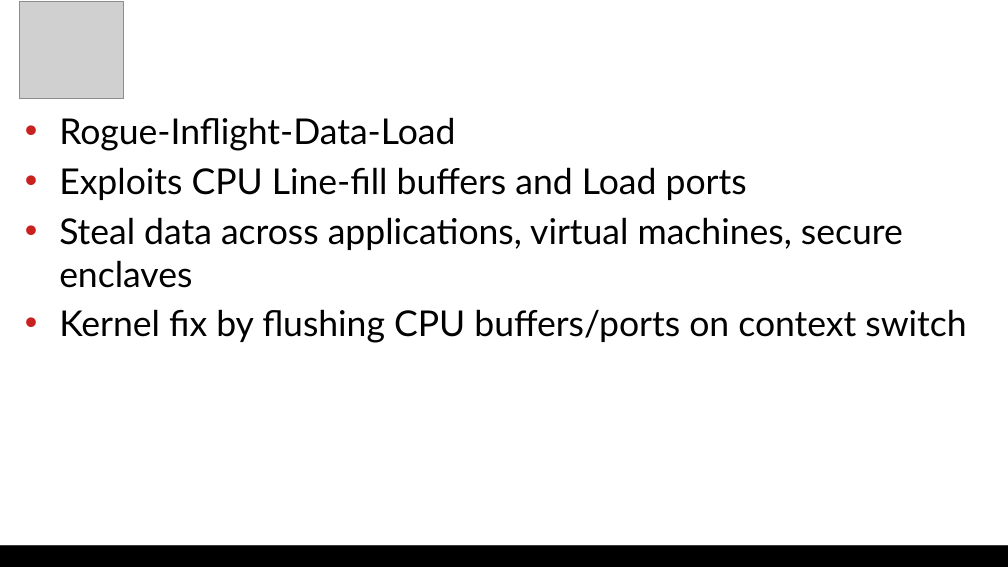
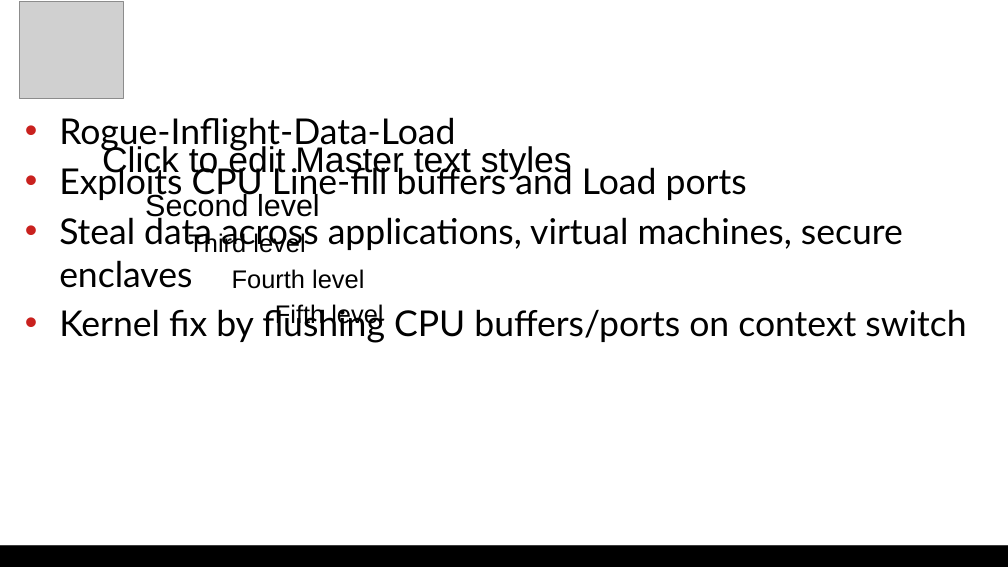
Before and after one commit to gregkh/presentation-spectre, a slide deck: slide 7 of mds.odp. Drawn at 1008x567 pixels with LibreOffice and Linux fonts; fonts in the diff are those of the drawing; grey boxes stand for pictures; background and template pictures are left out. Boxes give left, top, right and bottom in pixels: in the first picture for what was removed or moved away, otherwise in the second. Text is boxed around its words. In the diff, an @@ line names an element or a change of style, - is before the commit and + after.

```diff
--- a/mds.odp
+++ b/mds.odp
@@ text added at (102,144,572,329), 20 pt, text #000000 @@
+● Click to edit Master text styles
+  − Second level
+    ● Third level
+      − Fourth level
+        ● Fifth level
```
Also in this commit, not shown: 20 other slides changed, 1 other file.
